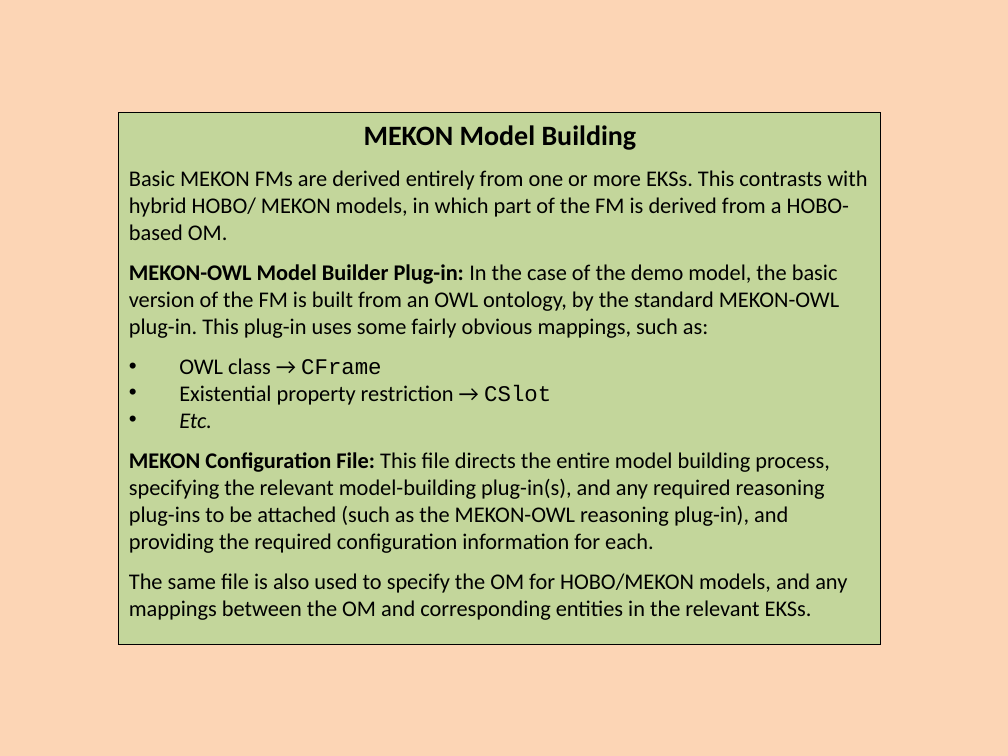
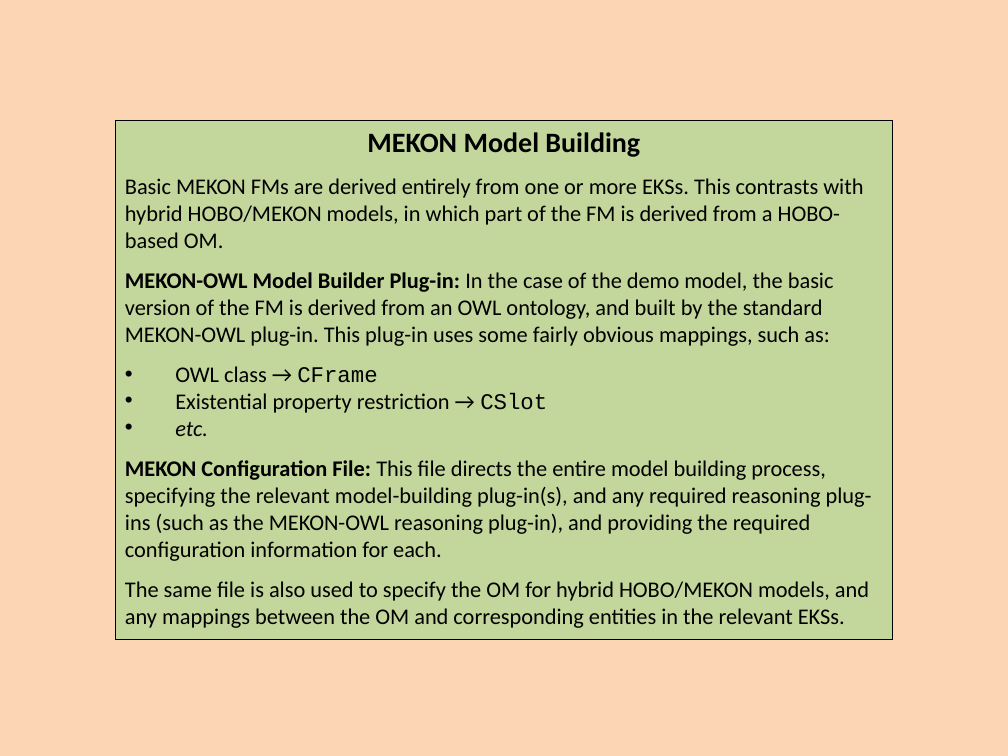
Before and after one commit to colin-puleston/mekon-hobo, a slide deck: slide 12 of docs/MEKON-HOBO Introductory Tutorial.pptx (slide 11 before the commit). Drawn at 1008x756 pixels with LibreOffice and Linux fonts; fonts in the diff are those of the drawing. Boxes give left, top, right and bottom in pixels: in the first picture for what was removed or moved away, otherwise in the second. Text is boxed around its words. In the diff, an @@ line names an element or a change of style, - is before the commit and + after.

```diff
--- a/docs/MEKON-HOBO Introductory Tutorial.pptx
+++ b/docs/MEKON-HOBO Introductory Tutorial.pptx
@@ rectangle "MEKON Model Building": place and size @@
-rectangle "MEKON Model Building" at (119,112,881,644)
+rectangle "MEKON Model Building" at (115,120,893,639)
@@ text in rectangle at (125,178,863,346): text changed @@
-Basic MEKON FMs are derived entirely from one or more EKSs. This contrasts with hybrid HOBO/ MEKON models, in which part of the FM is derived from a HOBO-based OM.
-MEKON-OWL Model Builder Plug-in: In the case of the demo model, the basic version of the FM is built from an OWL ontology, by the standard MEKON-OWL plug-in. This plug-in uses some fairly obvious mappings, such as:
+Basic MEKON FMs are derived entirely from one or more EKSs. This contrasts with hybrid HOBO/MEKON models, in which part of the FM is derived from a HOBO-based OM.
+MEKON-OWL Model Builder Plug-in: In the case of the demo model, the basic version of the FM is derived from an OWL ontology, and built by the standard MEKON-OWL plug-in. This plug-in uses some fairly obvious mappings, such as:
@@ text in rectangle at (125,422,872,628): text changed @@
-• Etc.
-MEKON Configuration File: This file directs the entire model building process, specifying the relevant model-building plug-in(s), and any required reasoning plug-ins to be attached (such as the MEKON-OWL reasoning plug-in), and providing the required configuration information for each.
-The same file is also used to specify the OM for HOBO/MEKON models, and any mappings between the OM and corresponding entities in the relevant EKSs.
+• etc.
+MEKON Configuration File: This file directs the entire model building process, specifying the relevant model-building plug-in(s), and any required reasoning plug-ins (such as the MEKON-OWL reasoning plug-in), and providing the required configuration information for each.
+The same file is also used to specify the OM for hybrid HOBO/MEKON models, and any mappings between the OM and corresponding entities in the relevant EKSs.
```
Also in this commit, not shown: 40 other slides changed, 5 slides added, 4 slides removed.
